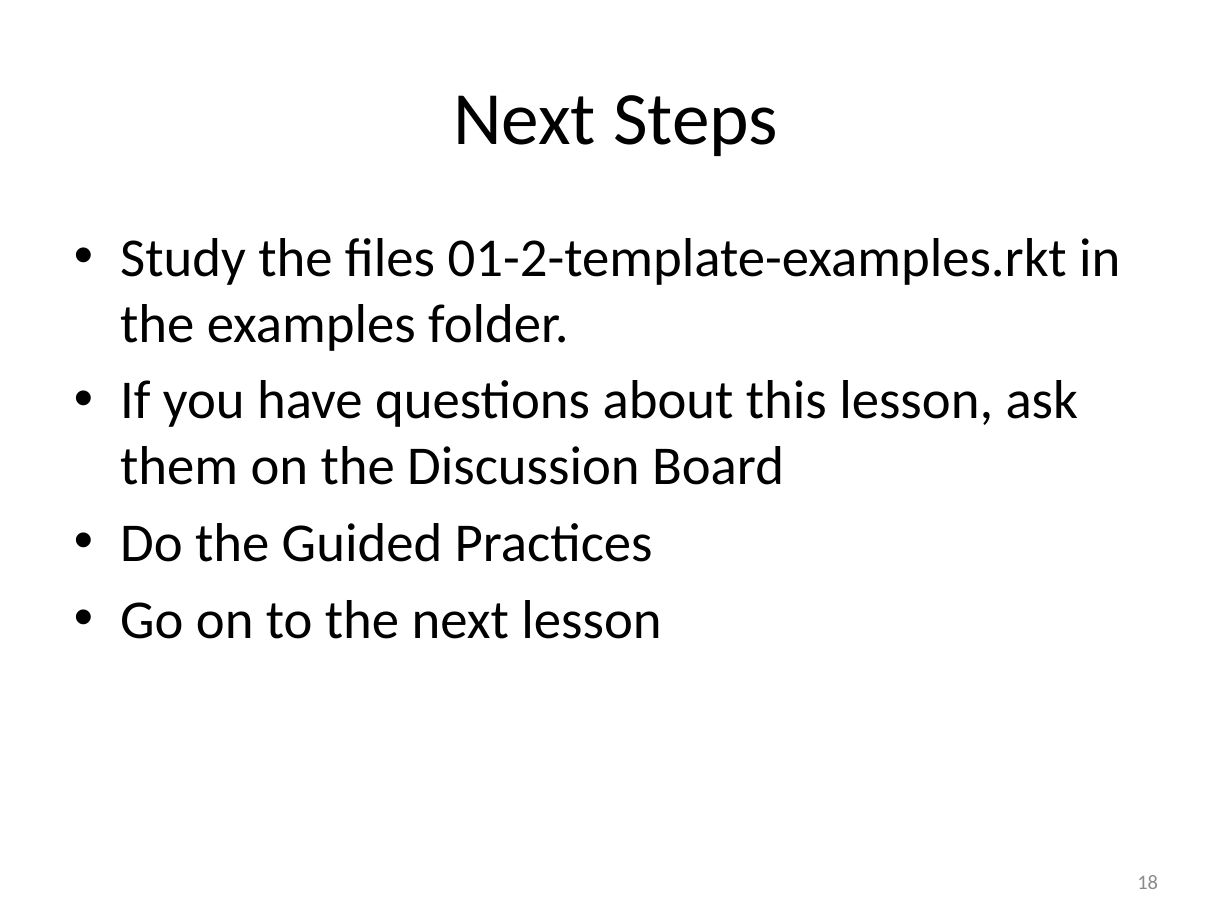
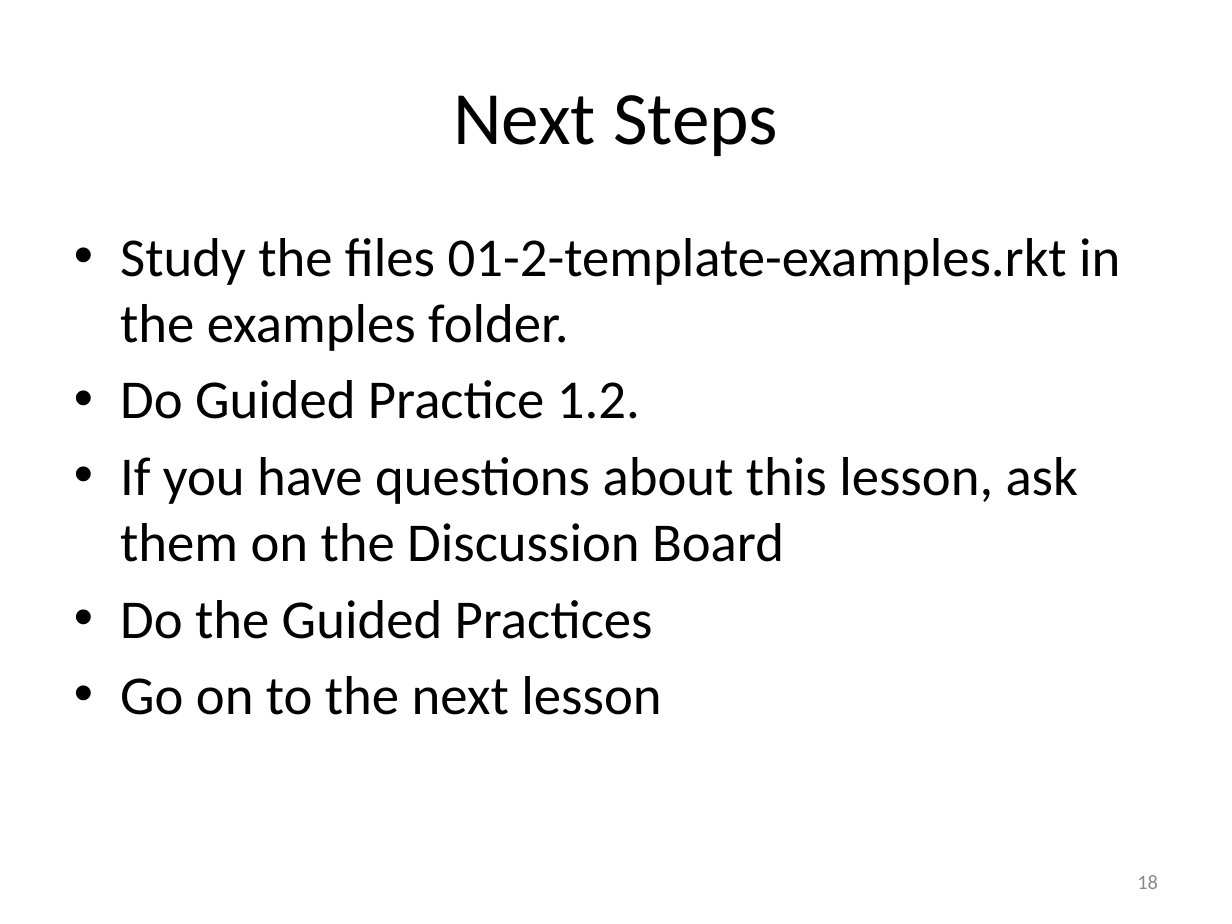
Before and after one commit to mwand/cs5010f16, a slide deck: slide 18 of Slides/Lesson 1.4 Templates.pptx. Drawn at 1232x924 pixels with LibreOffice and Linux fonts; fonts in the diff are those of the drawing. Boxes give left, top, right and bottom in pixels: in the first picture for what was removed or moved away, otherwise in the second. Text is boxed around its words. In the diff, an @@ line names an element or a change of style, - is before the commit and + after.

```diff
--- a/Slides/Lesson 1.4 Templates.pptx
+++ b/Slides/Lesson 1.4 Templates.pptx
@@ text at [120, 380, 640, 419]: paragraph added @@
+• Do Guided Practice 1.2.
```
Also in this commit, not shown: 49 other files.
